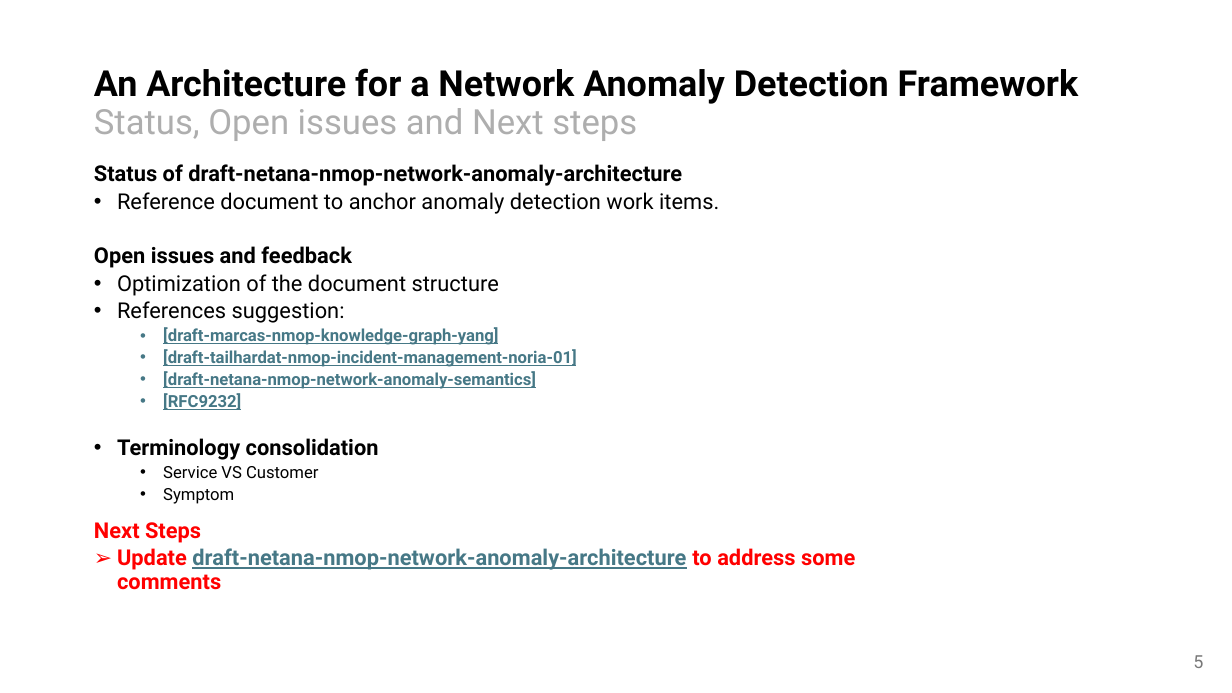
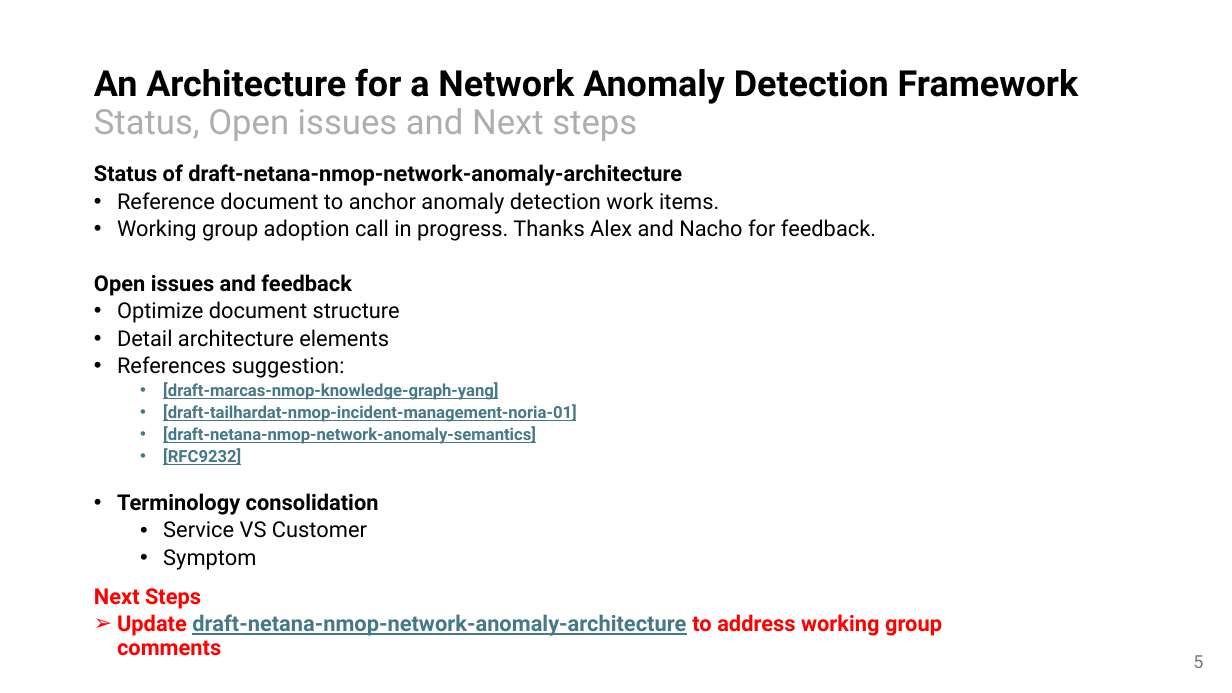
Before and after one commit to network-analytics/ietf-network-analytics-document-status, a slide deck: slide 5 of 121/NMOP/nmop-interim-swisscom-network-anomaly-architecture.pptx. Drawn at 1232x693 pixels with LibreOffice and Linux fonts; fonts in the diff are those of the drawing. Boxes give left, top, right and bottom in pixels: in the first picture for what was removed or moved away, otherwise in the second. Text is boxed around its words. In the diff, an @@ line names an element or a change of style, - is before the commit and + after.

```diff
--- a/121/NMOP/nmop-interim-swisscom-network-anomaly-architecture.pptx
+++ b/121/NMOP/nmop-interim-swisscom-network-anomaly-architecture.pptx
@@ text at [117, 219, 876, 241]: paragraph added @@
+• Working group adoption call in progress. Thanks Alex and Nacho for feedback.
@@ text at [117, 301, 400, 347]: text changed @@
-• Optimization of the document structure
+• Optimize document structure
+• Detail architecture elements
@@ text at [163, 521, 367, 570]: size 13 to 17 pt in "Service VS Customer", "Symptom" @@
@@ text at [117, 614, 942, 636]: text changed @@
-➢ Update draft-netana-nmop-network-anomaly-architecture to address some comments
+➢ Update draft-netana-nmop-network-anomaly-architecture to address working group comments
```
Also in this commit, not shown: 3 other files.
